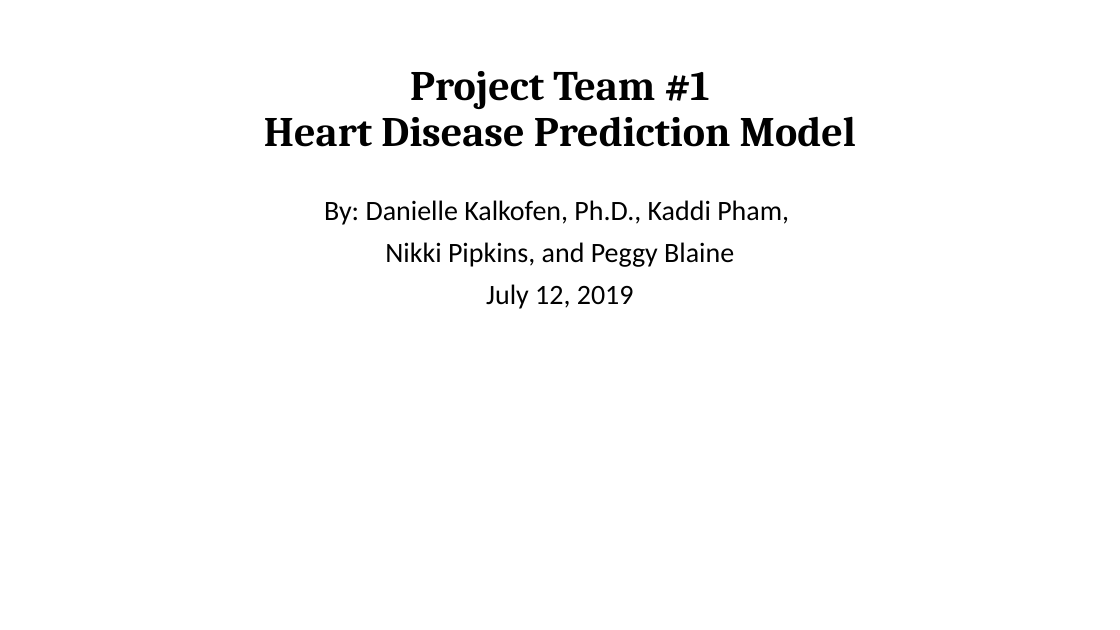
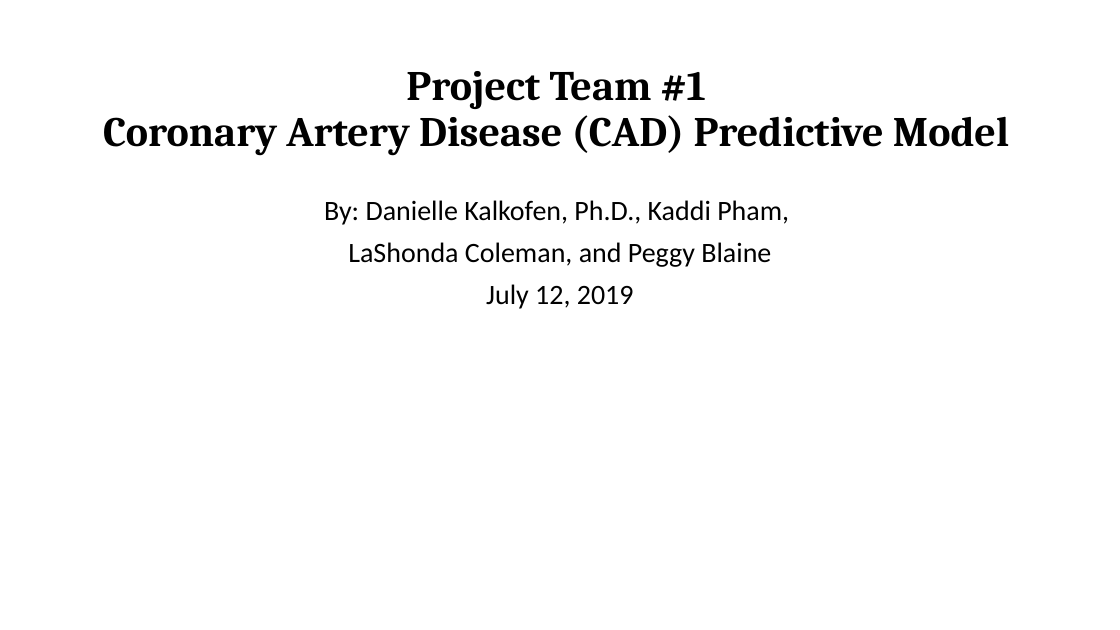
Before and after one commit to Ophelia82/Heart-Disease-Predictive-Model, a slide deck: slide 1 of Heart Disease Presentation.pptx. Drawn at 1120x630 pixels with LibreOffice and Linux fonts; fonts in the diff are those of the drawing. Boxes give left, top, right and bottom in pixels: in the first picture for what was removed or moved away, otherwise in the second. Text is boxed around its words. In the diff, an @@ line names an element or a change of style, - is before the commit and + after.

```diff
--- a/Heart Disease Presentation.pptx
+++ b/Heart Disease Presentation.pptx
@@ title at box(103, 71, 1009, 156): text changed @@
-Project Team #1
-Heart Disease Prediction Model
+Project Team #1
+Coronary Artery Disease (CAD) Predictive Model
@@ subtitle at box(348, 242, 771, 267): text changed @@
-Nikki Pipkins, and Peggy Blaine
+LaShonda Coleman, and Peggy Blaine
```
Also in this commit, not shown: 3 other slides changed, 13 slides added.
